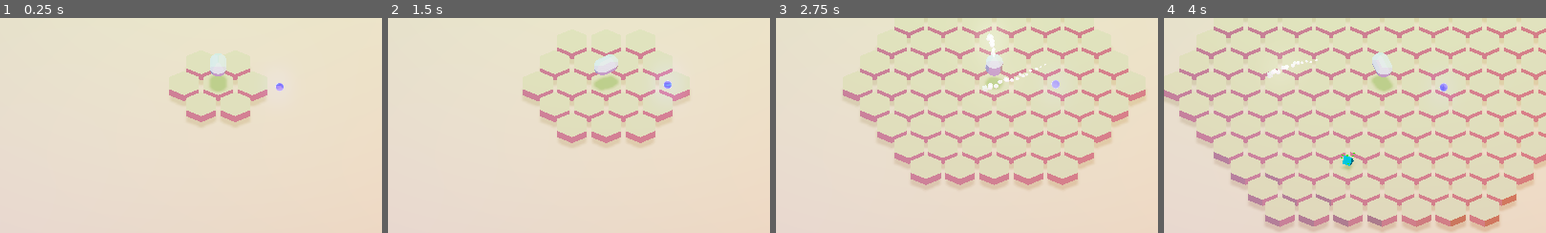
Above: before the commit, frames 1-4 (left to right).
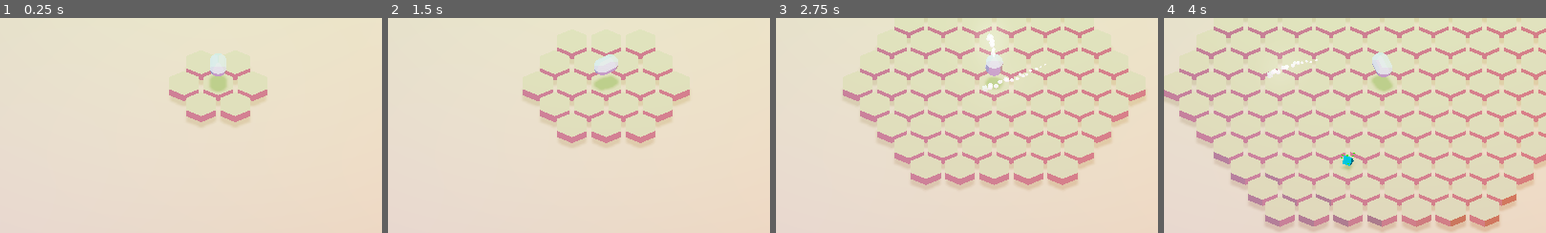
Above: after the commit, the same moments.

Repository: Trixxo/3dpix
Game: Godot game, scene res://Main.tscn
The game is run twice, just before and just after one commit, with the same random seed, the same clock (stepped at 60 frames per second) and the same inputs.
Inputs (mouse positions are % of the whole screen's width and height, from its top left):
- Up to frame 1 (0.25 s): no input
- Up to frame 2 (1.5 s): tap Enter at 0.5 s; move the mouse to (72, 45) at 0.52 s; press the mouse at (72, 45) at 0.53 s; tap Space at 0.77 s; move the mouse to (30, 55) at 1.27 s; release the mouse at (30, 55) at 1.28 s; click (30, 55) at 1.35 s
- Up to frame 3 (2.75 s): tap Space at 1.52, 2 s; move the mouse to (60, 28) at 2.02 s; press the mouse at (60, 28) at 2.03 s
- Up to frame 4 (4 s): move the mouse to (45, 70) at 2.77 s; release the mouse at (45, 70) at 2.78 s; click (45, 70) at 2.85 s; tap Space at 3.02, 3.77 s; move the mouse to (80, 65) at 3.52 s; press the mouse at (80, 65) at 3.53 s
The pictures show only the part of the screen within x 22-72%, y 34-84%; the shares and areas given below are measured in that part.

The runs differ from the first frame. In frame 1, less than 0.1% of the frame differs, in the area x 72-75%, y 30-35%; in frame 2, 0.2%, in the area x 70-76%, y 24-38%; in frame 3, less than 0.1%; in frame 4, less than 0.1%.

Commit message:
experience drop

Diff:
--- a/Main.tscn
+++ b/Main.tscn
@@ -35,6 +35,7 @@
 
 [node name="Spatial" parent="." instance=ExtResource( 6 )]
 transform = Transform( 1, 0, 0, 0, 1, 0, 0, 0, 1, 7.17047, 6.55488, 6.3102 )
+visible = false
 
 [node name="DirectionalLight" type="DirectionalLight" parent="."]
 transform = Transform( 1, 0, 0, 0, -4.37114e-08, 1, 0, -1, -4.37114e-08, 0, 30, 30 )
--- a/Projectile/Projectile.gd
+++ b/Projectile/Projectile.gd
@@ -18,6 +18,7 @@
 
 var enemy_scene = preload("res://Enemy/Enemy.tscn")
 var sphere_expolsion_scene = preload("ParticleDamage.tscn")
+var experience_scene = preload("res://Experience/Experience.tscn")
 
 func _process(dt):
     steer_force = pow(speed_factor, 2) * max_steer_force
@@ -48,6 +49,9 @@
     var vec_to_target = target.global_transform.origin - global_transform.origin
     sphere_explosion.rotate_object_local(Vector3(0, 1, 0), atan2(vec_to_target.z, -vec_to_target.x))
     if target.health <= 0:
+        var experience = experience_scene.instance()
+        experience.transform = target.transform
+        get_tree().get_root().add_child(experience)
         target.queue_free()
 
     queue_free()
